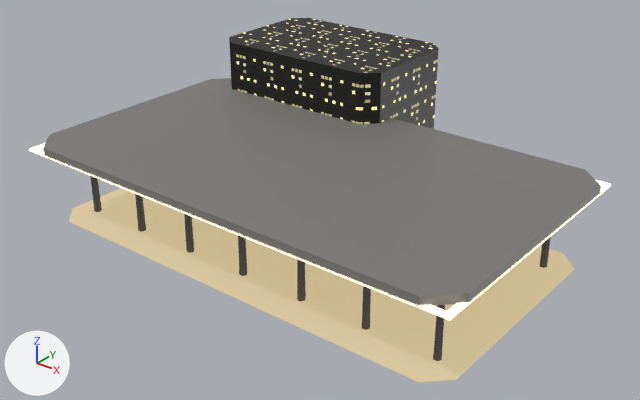
Before and after pictures for a commit that changed the glTF model dashboard/public/models/sultan-iskandar-ciq.glb.
Camera for both pictures: a camera (50 mm lens) standing at (194.0, -234.0, 163.0) and looking at (-2.0, 10.0, 12.0). Every picture has the same lights, and +X, +Y and +Z are marked at lower left. The older version comes first.

In view in the first picture: 'apron', 'canopy', 'canopy-rim', 'columns', 'hall'.
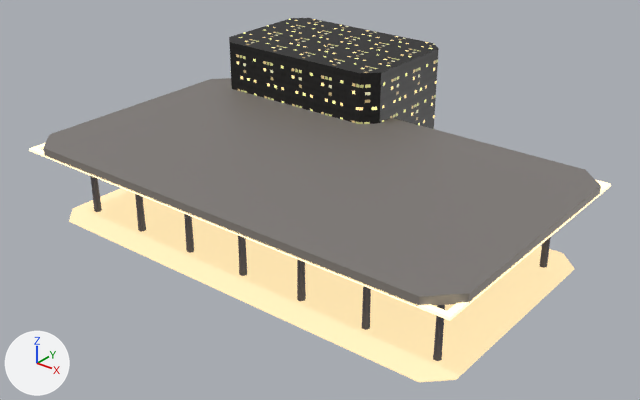
Boxes [x1, y1, x2, y2] around the edits, measured in the pictures (640 x 400 px):
'apron', recoloured: [69, 188, 574, 382] in both

What the commit changed:
In material 'ciq-lanes' (mat_ciq_lanes), emission_color goes from (0.55, 0.44, 0.247) (beige #c4b188) to (0.894, 0.704, 0.391) (beige #f3daa8).
